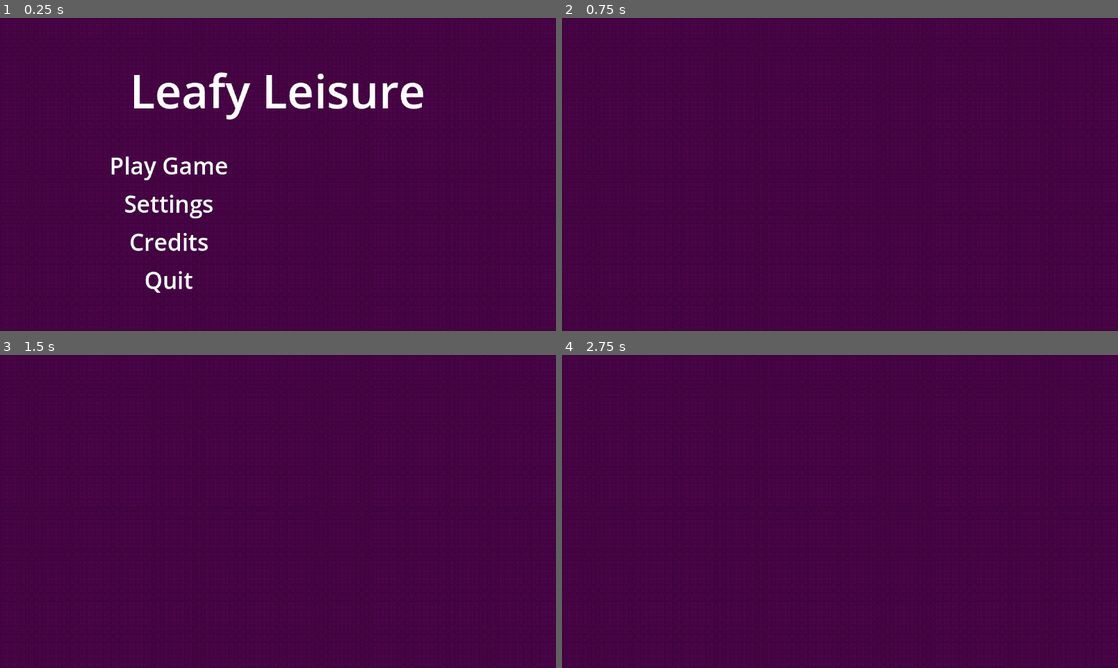
Above: before the commit, frames 1-4 (two rows, left to right).
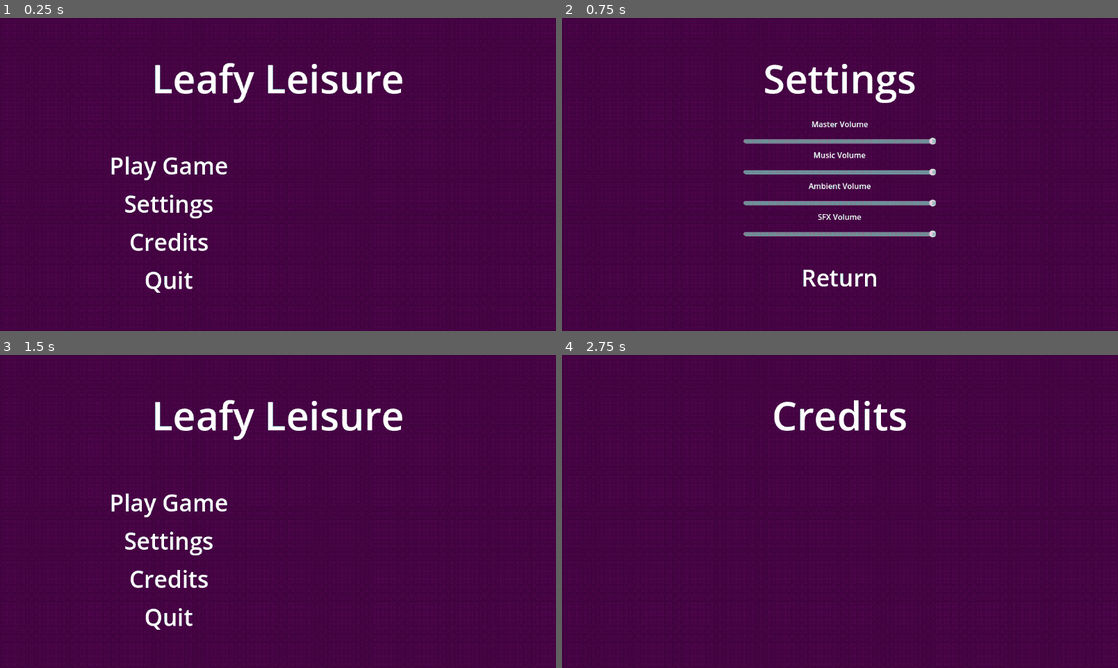
Above: after the commit, the same moments.

Repository: RadiantUwU/WildAndProud2024
Game: Godot game, scene res://nodes/menu.tscn
The game is run twice, just before and just after one commit, with the same random seed, the same clock (stepped at 60 frames per second) and the same inputs.
Inputs (mouse positions are in pixels of both pictures, inside the frame that each line leads up to):
- Up to frame 1 (0.25 s): no input
- Up to frame 2 (0.75 s): click "Settings" at 0.5 s
- Up to frame 3 (1.5 s): click (278, 614) at 1.25 s, where only the run after the commit has a clickable "Return"
- Up to frame 4 (2.75 s): click (728, 580) at 2 s, where only the run after the commit has a clickable "Credits"

The runs differ from the first frame. In frame 1, 3.1% of the frame differs, in the area x 24-77%, y 14-33%; in frame 2, 4.0%, in the area x 32-68%, y 14-86%; in frame 3, 3.1%; in frame 4, 0.9%.

Commit message:
settings panel

Diff:
--- a/nodes/menu.tscn
+++ b/nodes/menu.tscn
@@ -1,10 +1,12 @@
-[gd_scene load_steps=5 format=3 uid="uid://1yk3u8ykcpl4"]
+[gd_scene load_steps=7 format=3 uid="uid://1yk3u8ykcpl4"]
 
 [ext_resource type="Script" path="res://scripts/menu/mainMenu.gd" id="1_n14sm"]
 [ext_resource type="Script" path="res://scripts/menu/welcomeMenu.gd" id="2_qgg5s"]
+[ext_resource type="Script" path="res://scripts/menu/settingsMenu.gd" id="3_8alsp"]
+[ext_resource type="PackedScene" uid="uid://bsps5nd8dwjmk" path="res://nodes/settings_menu_panel.tscn" id="3_mp7py"]
 
 [sub_resource type="LabelSettings" id="LabelSettings_3gl4i"]
-font_size = 96
+font_size = 82
 
 [sub_resource type="LabelSettings" id="LabelSettings_w5i50"]
 font_size = 48
@@ -19,14 +21,15 @@
 script = ExtResource("1_n14sm")
 
 [node name="WelcomeScreen" type="CanvasGroup" parent="."]
+visible = false
 script = ExtResource("2_qgg5s")
 
-[node name="Label" type="Label" parent="WelcomeScreen"]
+[node name="Title" type="Label" parent="WelcomeScreen"]
 anchors_preset = 5
 anchor_left = 0.5
 anchor_right = 0.5
 offset_right = 1152.0
-offset_bottom = 300.0
+offset_bottom = 250.0
 grow_horizontal = 2
 text = "Leafy Leisure"
 label_settings = SubResource("LabelSettings_3gl4i")
@@ -102,11 +105,54 @@
 [node name="PlayScreen" type="CanvasGroup" parent="."]
 visible = false
 
+[node name="Title" type="Label" parent="PlayScreen"]
+anchors_preset = 5
+anchor_left = 0.5
+anchor_right = 0.5
+offset_right = 1152.0
+offset_bottom = 250.0
+grow_horizontal = 2
+text = "Select Save File"
+label_settings = SubResource("LabelSettings_3gl4i")
+horizontal_alignment = 1
+vertical_alignment = 1
+
 [node name="SettingsScreen" type="CanvasGroup" parent="."]
 visible = false
+script = ExtResource("3_8alsp")
+
+[node name="Title" type="Label" parent="SettingsScreen"]
+anchors_preset = 5
+anchor_left = 0.5
+anchor_right = 0.5
+offset_right = 1152.0
+offset_bottom = 250.0
+grow_horizontal = 2
+text = "Settings"
+label_settings = SubResource("LabelSettings_3gl4i")
+horizontal_alignment = 1
+vertical_alignment = 1
+
+[node name="SettingsMenuPanel" parent="SettingsScreen" instance=ExtResource("3_mp7py")]
+offset_left = 0.0
+offset_top = 200.0
+offset_right = 1152.0
+offset_bottom = 648.0
 
 [node name="CreditsScreen" type="CanvasGroup" parent="."]
 visible = false
+
+[node name="Title" type="Label" parent="CreditsScreen"]
+anchors_preset = 5
+anchor_left = 0.5
+anchor_right = 0.5
+offset_right = 1152.0
+offset_bottom = 250.0
+grow_horizontal = 2
+text = "Credits"
+label_settings = SubResource("LabelSettings_3gl4i")
+horizontal_alignment = 1
+vertical_alignment = 1
 
 [connection signal="pressed" from="WelcomeScreen/VBoxContainer/PlayGame" to="WelcomeScreen" method="_on_play_game_pressed"]
 [connection signal="pressed" from="WelcomeScreen/VBoxContainer/Settings" to="WelcomeScreen" method="_on_settings_pressed"]
--- /dev/null
+++ b/nodes/settings_menu_panel.tscn
@@ -0,0 +1,135 @@
+[gd_scene load_steps=3 format=3 uid="uid://bsps5nd8dwjmk"]
+
+[ext_resource type="Script" path="res://scripts/menu/settingsMenuPanel.gd" id="1_1otni"]
+
+[sub_resource type="LabelSettings" id="LabelSettings_w5i50"]
+font_size = 48
+
+[node name="SettingsMenuPanel" type="VBoxContainer"]
+anchors_preset = 7
+anchor_left = 0.5
+anchor_top = 1.0
+anchor_right = 0.5
+anchor_bottom = 1.0
+offset_left = -576.0
+offset_top = -448.0
+offset_right = 576.0
+grow_horizontal = 2
+grow_vertical = 0
+size_flags_horizontal = 4
+size_flags_vertical = 6
+script = ExtResource("1_1otni")
+
+[node name="MasterVolume" type="Control" parent="."]
+custom_minimum_size = Vector2(200, 60)
+layout_mode = 2
+
+[node name="MasterVolumeSlider" type="HSlider" parent="MasterVolume"]
+layout_mode = 2
+offset_left = 376.0
+offset_top = 40.0
+offset_right = 776.0
+offset_bottom = 70.0
+max_value = 10.0
+
+[node name="Label" type="Label" parent="MasterVolume"]
+custom_minimum_size = Vector2(0, 25)
+layout_mode = 0
+offset_left = 376.0
+offset_right = 776.0
+offset_bottom = 40.0
+text = "Master Volume"
+horizontal_alignment = 1
+vertical_alignment = 1
+
+[node name="MusicVolume" type="Control" parent="."]
+custom_minimum_size = Vector2(200, 60)
+layout_mode = 2
+
+[node name="MusicVolumeSlider" type="HSlider" parent="MusicVolume"]
+layout_mode = 2
+offset_left = 376.0
+offset_top = 40.0
+offset_right = 776.0
+offset_bottom = 70.0
+max_value = 10.0
+
+[node name="Label" type="Label" parent="MusicVolume"]
+custom_minimum_size = Vector2(0, 25)
+layout_mode = 0
+offset_left = 376.0
+offset_right = 776.0
+offset_bottom = 40.0
+text = "Music Volume"
+horizontal_alignment = 1
+vertical_alignment = 1
+
+[node name="AmbientVolume" type="Control" parent="."]
+custom_minimum_size = Vector2(200, 60)
+layout_mode = 2
+
+[node name="AmbientVolumeSlider" type="HSlider" parent="AmbientVolume"]
+layout_mode = 2
+offset_left = 376.0
+offset_top = 40.0
+offset_right = 776.0
+offset_bottom = 70.0
+max_value = 10.0
+
+[node name="Label" type="Label" parent="AmbientVolume"]
+custom_minimum_size = Vector2(0, 25)
+layout_mode = 0
+offset_left = 376.0
+offset_right = 776.0
+offset_bottom = 40.0
+text = "Ambient Volume"
+horizontal_alignment = 1
+vertical_alignment = 1
+
+[node name="SFXVolume" type="Control" parent="."]
+custom_minimum_size = Vector2(200, 60)
+layout_mode = 2
+
+[node name="SFXVolumeSlider" type="HSlider" parent="SFXVolume"]
+layout_mode = 2
+offset_left = 376.0
+offset_top = 40.0
+offset_right = 776.0
+offset_bottom = 70.0
+max_value = 10.0
+
+[node name="Label" type="Label" parent="SFXVolume"]
+custom_minimum_size = Vector2(0, 25)
+layout_mode = 0
+offset_left = 376.0
+offset_right = 776.0
+offset_bottom = 40.0
+text = "SFX Volume"
+horizontal_alignment = 1
+vertical_alignment = 1
+
+[node name="Spacer" type="Control" parent="."]
+custom_minimum_size = Vector2(0, 40)
+layout_mode = 2
+
+[node name="Return" type="TextureButton" parent="."]
+custom_minimum_size = Vector2(300, 75)
+layout_mode = 2
+
+[node name="Label" type="Label" parent="Return"]
+custom_minimum_size = Vector2(1152, 75)
+layout_mode = 0
+offset_right = 40.0
+offset_bottom = 23.0
+text = "Return"
+label_settings = SubResource("LabelSettings_w5i50")
+horizontal_alignment = 1
+vertical_alignment = 1
+
+[connection signal="value_changed" from="MasterVolume/MasterVolumeSlider" to="." method="_on_master_volume_slider_value_changed"]
+[connection signal="value_changed" from="MusicVolume/MusicVolumeSlider" to="." method="_on_music_volume_slider_value_changed"]
+[connection signal="value_changed" from="AmbientVolume/AmbientVolumeSlider" to="." method="_on_ambient_volume_slider_value_changed"]
+[connection signal="drag_ended" from="SFXVolume/SFXVolumeSlider" to="." method="_on_sfx_volume_slider_drag_ended"]
+[connection signal="drag_started" from="SFXVolume/SFXVolumeSlider" to="." method="_on_sfx_volume_slider_drag_started"]
+[connection signal="value_changed" from="SFXVolume/SFXVolumeSlider" to="." method="_on_sfx_volume_slider_value_changed"]
+[connection signal="pressed" from="Return" to="." method="_on_return_pressed"]
--- a/scripts/menu/mainMenu.gd
+++ b/scripts/menu/mainMenu.gd
@@ -6,12 +6,13 @@
 
 @onready var welcomeMenu: WelcomeScreen = $WelcomeScreen
 @onready var playMenu: CanvasGroup = $PlayScreen
-@onready var settingsMenu: CanvasGroup = $SettingsScreen
+@onready var settingsMenu: SettingsMenu = $SettingsScreen
 @onready var creditsMenu: CanvasGroup = $CreditsScreen
 # Called when the node enters the scene tree for the first time.
 func _ready():
 	switch(welcomeMenu)
 	welcomeMenu.mainMenu = self
+	settingsMenu.mainMenu = self
 
 
 func switch(newMenu: CanvasGroup):
--- /dev/null
+++ b/scripts/menu/settingsMenu.gd
@@ -0,0 +1,19 @@
+extends CanvasGroup
+
+class_name SettingsMenu
+
+var mainMenu: MainMenu
+
+@onready var settingsMenuPanel: SettingsMenuPanel = $SettingsMenuPanel
+
+# Called when the node enters the scene tree for the first time.
+func _ready():
+	settingsMenuPanel.settingsMenu = self
+
+
+# Called every frame. 'delta' is the elapsed time since the previous frame.
+func _process(delta):
+	pass
+
+func onReturnPressed():
+	mainMenu.switchByName("welcome")
--- /dev/null
+++ b/scripts/menu/settingsMenuPanel.gd
@@ -0,0 +1,35 @@
+extends Node
+
+class_name SettingsMenuPanel
+
+@onready var masterVolumeSlider: HSlider = $MasterVolume/MasterVolumeSlider
+@onready var musicVolumeSlider: HSlider = $MusicVolume/MusicVolumeSlider
+@onready var ambientVolumeSlider: HSlider = $AmbientVolume/AmbientVolumeSlider
+@onready var SFXVolumeSlider: HSlider = $SFXVolume/SFXVolumeSlider
+
+var settingsMenu: SettingsMenu
+
+func _ready():
+	masterVolumeSlider.value = Save_Loader.settingsData.getMasterVolume()
+	musicVolumeSlider.value = Save_Loader.settingsData.getMusicVolume()
+	ambientVolumeSlider.value = Save_Loader.settingsData.getAmbienceVolume()
+	SFXVolumeSlider.value = Save_Loader.settingsData.getSFXVolume()
+
+func _on_master_volume_slider_value_changed(value):
+	Save_Loader.settingsData.setMasterVolume(value)
+func _on_music_volume_slider_value_changed(value):
+	Save_Loader.settingsData.setMusicVolume(value)
+func _on_sfx_volume_slider_value_changed(value):
+	Save_Loader.settingsData.setSFXVolume(value)
+	#Audio_Player.triggerSpeechPlayer()
+func _on_ambient_volume_slider_value_changed(value):
+	Save_Loader.settingsData.setAmbienceVolume(value)
+
+func _on_sfx_volume_slider_drag_started():
+	pass
+	#Audio_Player.setSpeaker("Test")
+	#Audio_Player.triggerSpeechPlayer()
+
+
+func _on_return_pressed():
+	settingsMenu.onReturnPressed()
